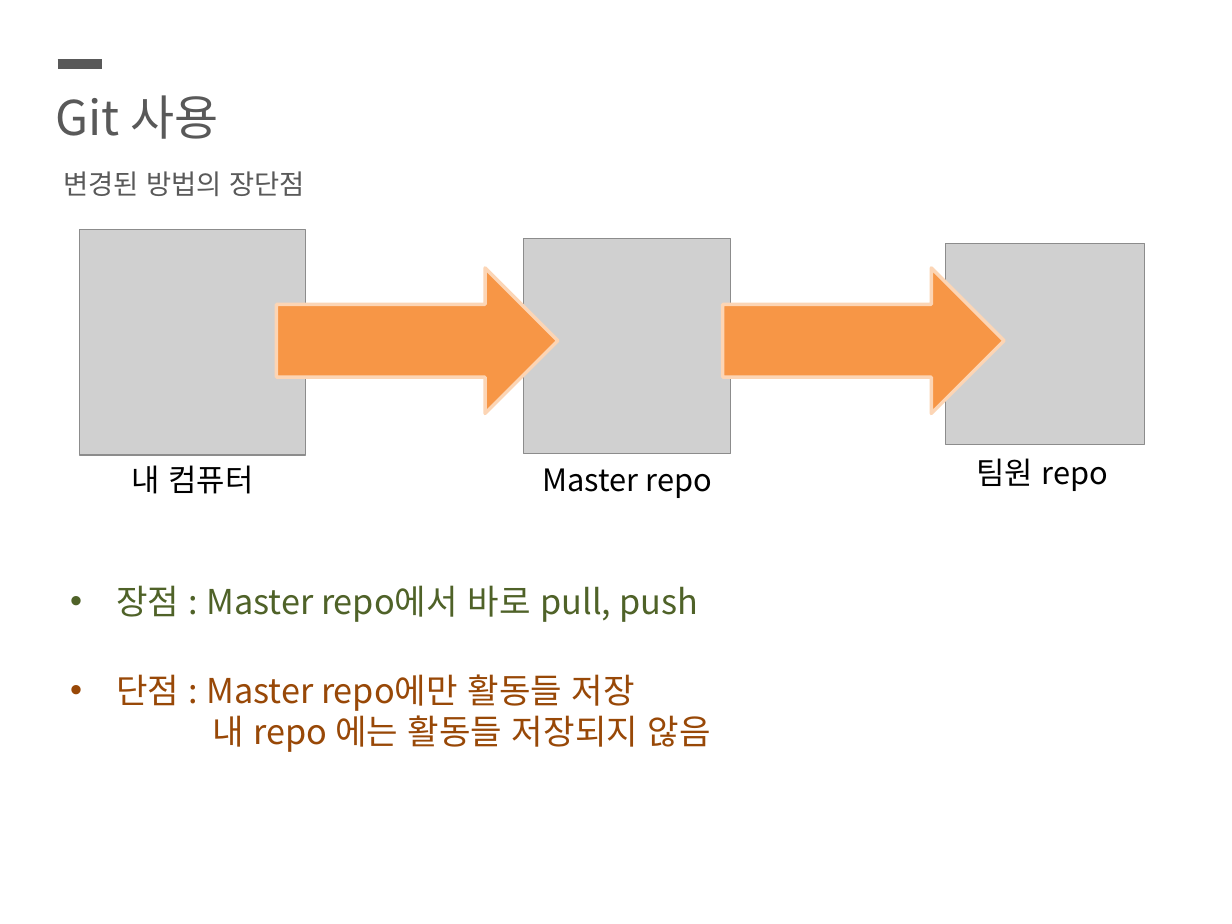
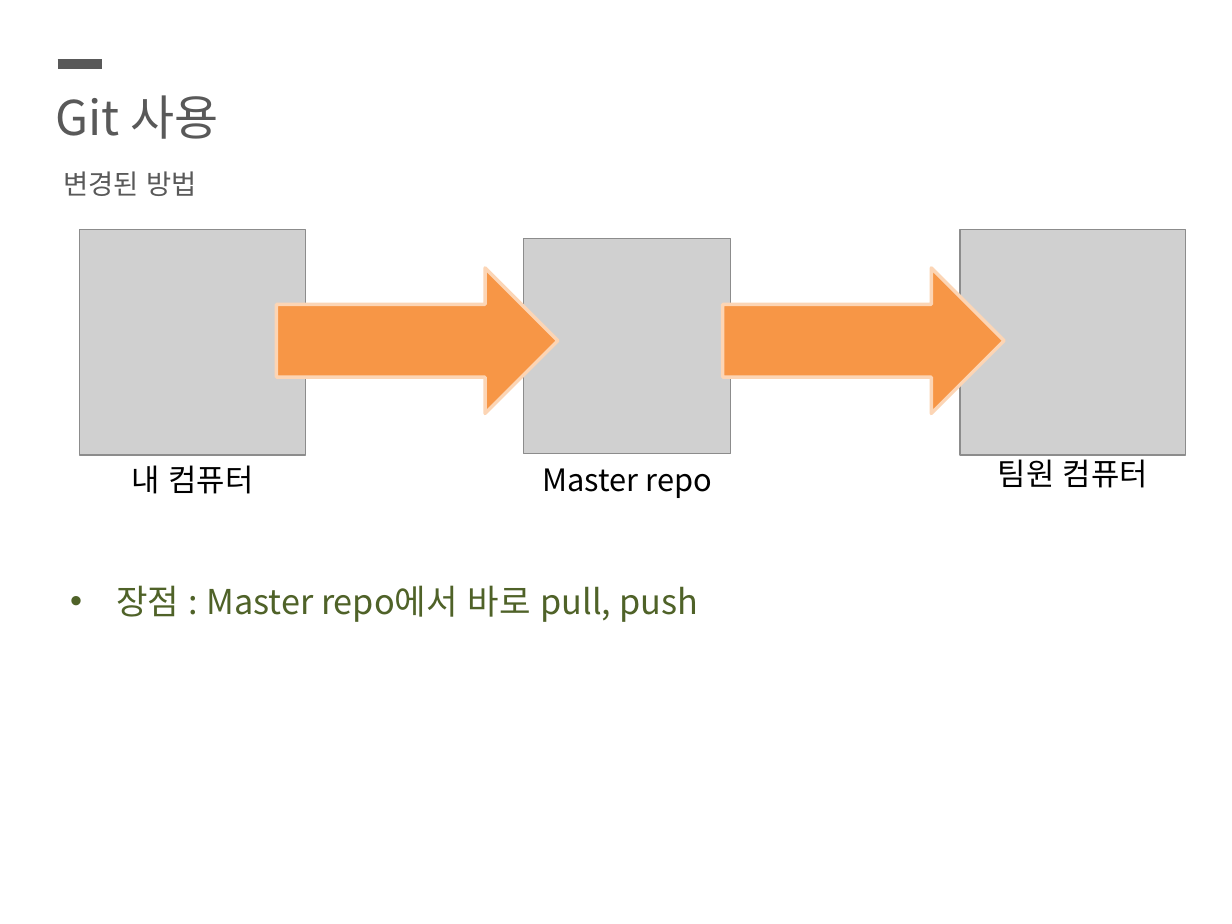
Before and after one commit to SeunghyunKing/OS_blue09, a slide deck: slide 9 of ppt.pptx. Drawn at 1232x924 pixels with LibreOffice and Linux fonts; fonts in the diff are those of the drawing; grey boxes stand for pictures. Boxes give left, top, right and bottom in pixels: in the first picture for what was removed or moved away, otherwise in the second. Text is boxed around its words. In the diff, an @@ line names an element or a change of style, - is before the commit and + after.

```diff
--- a/ppt.pptx
+++ b/ppt.pptx
@@ text at (x1=63, y1=171, x2=196, y2=196): text changed @@
-변경된 방법의 장단점
+변경된 방법
@@ picture resized from (x1=945, y1=243, x2=1145, y2=444) to (x1=960, y1=229, x2=1185, y2=455) @@
@@ text at (x1=998, y1=454, x2=1148, y2=488): text changed @@
-팀원 repo
+팀원 컴퓨터
@@ text at (x1=116, y1=674, x2=711, y2=752): paragraph removed @@
-• 단점 : Master repo에만 활동들 저장
-  내 repo 에는 활동들 저장되지 않음
```
Also in this commit, not shown: 4 other slides changed.
